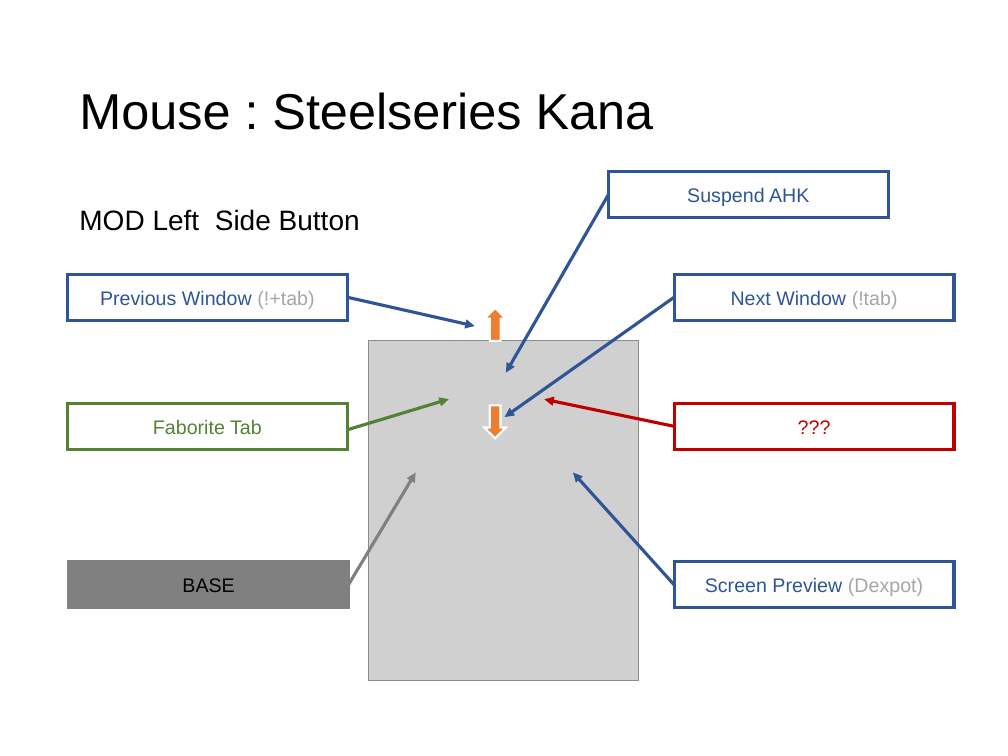
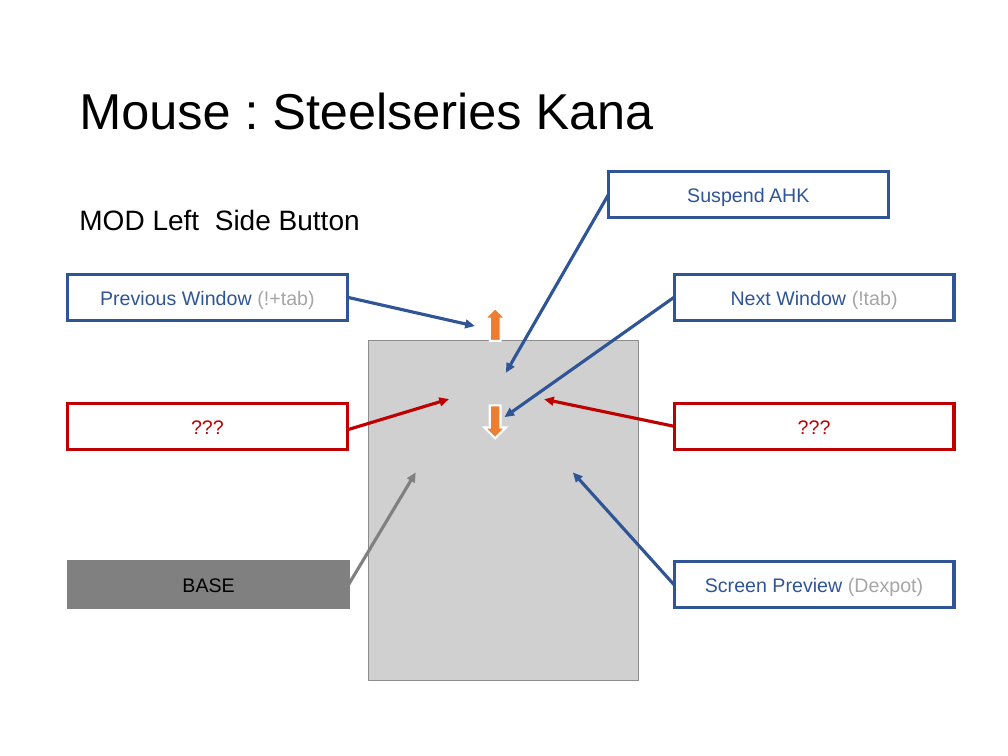
Before and after one commit to ittooo66/myAHK, a slide deck: slide 4 of MANUAL.pptx. Drawn at 1008x756 pixels with LibreOffice and Linux fonts; fonts in the diff are those of the drawing; grey boxes stand for pictures. Boxes give left, top, right and bottom in pixels: in the first picture for what was removed or moved away, otherwise in the second. Text is boxed around its words. In the diff, an @@ line names an element or a change of style, - is before the commit and + after.

```diff
--- a/MANUAL.pptx
+++ b/MANUAL.pptx
@@ rectangle "???" at <box>68,403,348,449</box>: outline #548235 2.25 pt to #C00000 2.25 pt @@
@@ text in rectangle at <box>153,419,262,434</box>: text changed; text colour #548235 to #C00000 @@
-Faborite Tab
+???
@@ arrow (349, 429) - (449, 399): stroke #548235 2.25 pt to #C00000 2.25 pt @@
```
Also in this commit, not shown: 5 other slides changed, 4 slides added, 6 slides removed, 1 other file.
